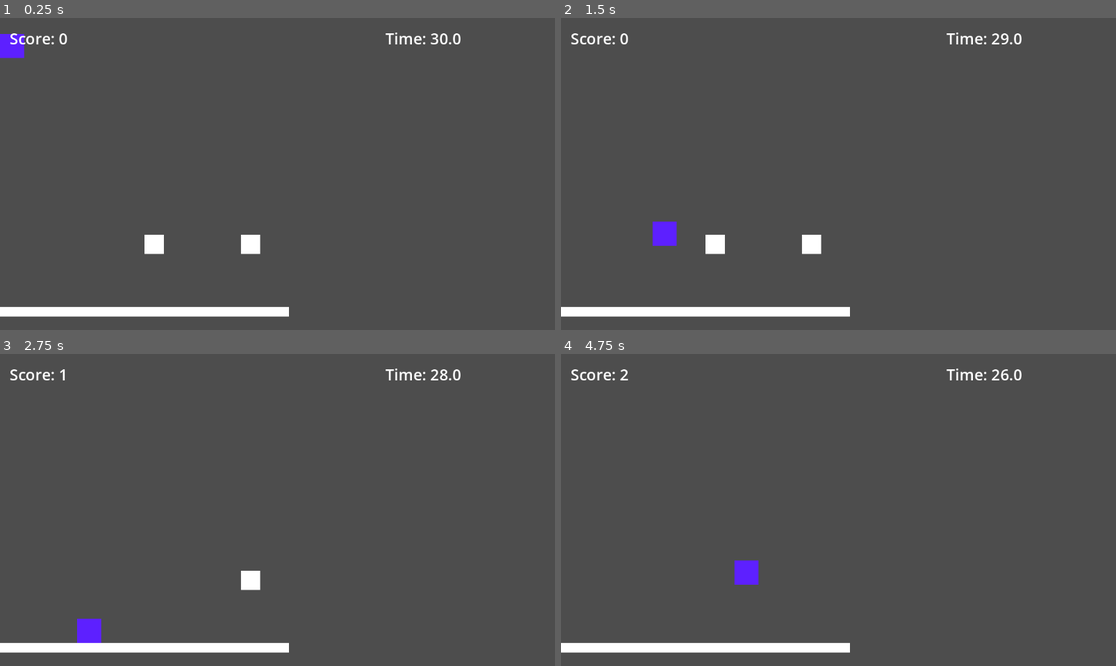
Above: before the commit, frames 1-4 (two rows, left to right).
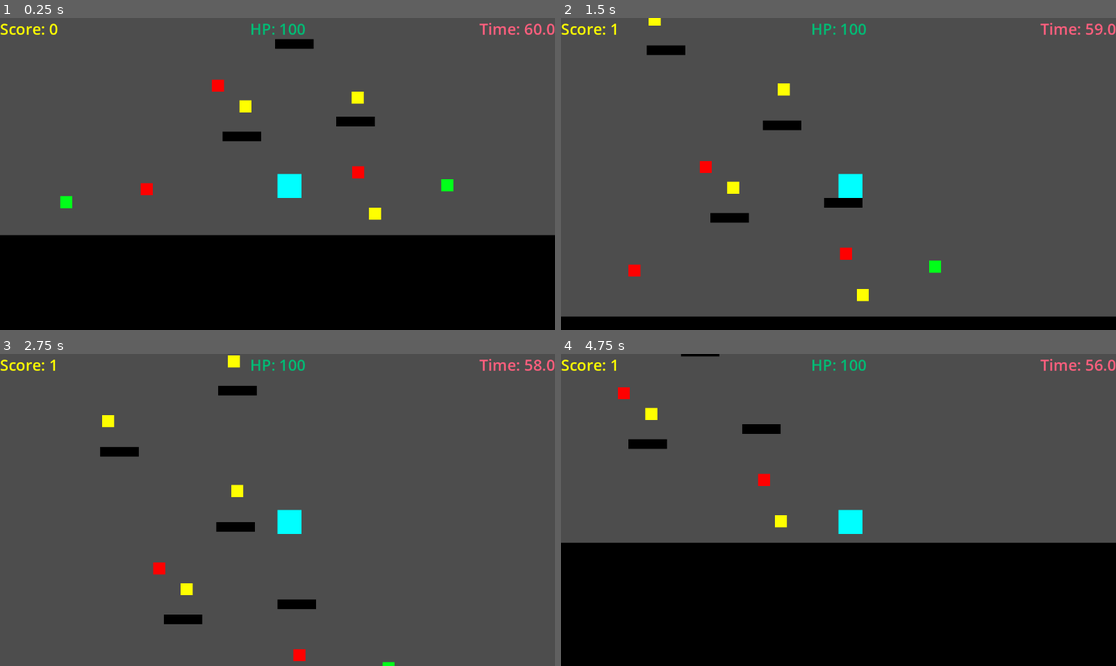
Above: after the commit, the same moments.

Repository: Rextle/godot-learning
Game: Godot game, scene res://test/platfromerer.tscn
Two runs of this game, one before a commit and one after it. Both use one fixed random seed, a clock stepped at 60 frames per second and the inputs below. Before the commit the project starts from res://scenes/score_ui.tscn.
Inputs:
- Up to frame 1 (0.25 s): no input
- Up to frame 2 (1.5 s): tap Enter (ui_accept) at 0.5, 0.6, 0.77, 1.07, 1.35 s; hold Right (ui_right) from 0.53 s (still down)
- Up to frame 3 (2.75 s): tap Enter (ui_accept) at 1.52, 1.82, 2.1 s; release Right (ui_right) at 2.03 s; hold Left (ui_left) from 2.03 s (still down)
- Up to frame 4 (4.75 s): release Left (ui_left) at 2.78 s; hold Right (ui_right) 2.78-4.28 s; tap Enter (ui_accept) at 2.85, 3.02, 3.32, 3.6, 3.77, 4.07, 4.35, 4.52 s; hold Left (ui_left) from 4.28 s (still down)

The runs differ from the first frame. In frame 1, 33% of the frame differs, in the area x 0-100%, y 1-100%; in frame 2, 9.6%; in frame 3, 5.1%; in frame 4, 42%, in the area x 0-100%, y 0-100%.

Commit message:
Test Platformer Game

Diff:
--- a/project.godot
+++ b/project.godot
@@ -11,7 +11,7 @@
 [application]
 
 config/name="Godot-Learning"
-run/main_scene="uid://c6trwxpap6oh5"
+run/main_scene="uid://wilof1agb8g4"
 config/features=PackedStringArray("4.6", "Forward Plus")
 config/icon="res://icon.svg"
 
--- a/scenes/collectable_2d.tscn
+++ b/scenes/collectable_2d.tscn
@@ -1,7 +1,7 @@
 [gd_scene format=3 uid="uid://b3ad02qfnj7hb"]
 
 [ext_resource type="Script" uid="uid://bylb0covw2txn" path="res://scripts/player.gd" id="1_6keco"]
-[ext_resource type="Script" uid="uid://c2yx5oc334acq" path="res://scenes/collectable.gd" id="2_sfcrh"]
+[ext_resource type="Script" uid="uid://c2yx5oc334acq" path="res://scripts/collectable.gd" id="2_sfcrh"]
 
 [sub_resource type="RectangleShape2D" id="RectangleShape2D_sfcrh"]
 size = Vector2(50, 50)
--- a/scenes/score_ui.tscn
+++ b/scenes/score_ui.tscn
@@ -1,7 +1,7 @@
 [gd_scene format=3 uid="uid://c6trwxpap6oh5"]
 
 [ext_resource type="Script" uid="uid://bylb0covw2txn" path="res://scripts/player.gd" id="1_yt0h2"]
-[ext_resource type="Script" uid="uid://c2yx5oc334acq" path="res://scenes/collectable.gd" id="2_jw7sf"]
+[ext_resource type="Script" uid="uid://c2yx5oc334acq" path="res://scripts/collectable.gd" id="2_jw7sf"]
 
 [sub_resource type="RectangleShape2D" id="RectangleShape2D_npyp2"]
 size = Vector2(50, 50)
--- /dev/null
+++ b/scripts/character_body_2d.gd
@@ -0,0 +1,25 @@
+extends CharacterBody2D
+
+
+const SPEED = 300.0
+const JUMP_VELOCITY = -400.0
+
+
+func _physics_process(delta: float) -> void:
+	# Add the gravity.
+	if not is_on_floor():
+		velocity += get_gravity() * delta
+
+	# Handle jump.
+	if Input.is_action_just_pressed("ui_accept") and is_on_floor():
+		velocity.y = JUMP_VELOCITY
+
+	# Get the input direction and handle the movement/deceleration.
+	# As good practice, you should replace UI actions with custom gameplay actions.
+	var direction := Input.get_axis("ui_left", "ui_right")
+	if direction:
+		velocity.x = direction * SPEED
+	else:
+		velocity.x = move_toward(velocity.x, 0, SPEED)
+
+	move_and_slide()
--- /dev/null
+++ b/test/platfromerer.tscn
@@ -0,0 +1,353 @@
+[gd_scene format=3 uid="uid://wilof1agb8g4"]
+
+[ext_resource type="Script" uid="uid://mrqlg1ak04fn" path="res://test/test2dcubits.gd" id="1_e2wwm"]
+[ext_resource type="Script" uid="uid://b30hb3we1wngl" path="res://test/test2dcracs.gd" id="2_0jaj7"]
+[ext_resource type="Script" uid="uid://bvejgjdnc73xq" path="res://test/test2dconstra.gd" id="3_lpcqv"]
+[ext_resource type="Script" uid="uid://p0mae5bw4esi" path="res://test/testplatformplayer.gd" id="4_yq8a0"]
+
+[sub_resource type="WorldBoundaryShape2D" id="WorldBoundaryShape2D_0trvb"]
+
+[sub_resource type="RectangleShape2D" id="RectangleShape2D_e2wwm"]
+size = Vector2(80, 20)
+
+[sub_resource type="RectangleShape2D" id="RectangleShape2D_boc7h"]
+size = Vector2(25, 25)
+
+[sub_resource type="RectangleShape2D" id="RectangleShape2D_cx5p4"]
+size = Vector2(50, 50)
+
+[node name="World" type="Node2D" unique_id=1382921900]
+
+[node name="Env" type="Node" parent="." unique_id=1008991636]
+
+[node name="ground" type="Node" parent="Env" unique_id=2005692197]
+
+[node name="floor" type="Node" parent="Env/ground" unique_id=1595504139]
+
+[node name="Floor" type="StaticBody2D" parent="Env/ground/floor" unique_id=383787702]
+
+[node name="CollisionShape2D" type="CollisionShape2D" parent="Env/ground/floor/Floor" unique_id=105298811]
+shape = SubResource("WorldBoundaryShape2D_0trvb")
+
+[node name="ColorRect" type="ColorRect" parent="Env/ground/floor/Floor" unique_id=99440824]
+offset_left = -1000.0
+offset_right = 1000.0
+offset_bottom = 307.0
+color = Color(0, 0, 0, 1)
+
+[node name="platforms" type="Node" parent="Env" unique_id=343637433]
+
+[node name="platform1" type="StaticBody2D" parent="Env/platforms" unique_id=419078128]
+position = Vector2(-74, -205)
+
+[node name="CollisionShape2D" type="CollisionShape2D" parent="Env/platforms/platform1" unique_id=756037174]
+shape = SubResource("RectangleShape2D_e2wwm")
+
+[node name="ColorRect" type="ColorRect" parent="Env/platforms/platform1" unique_id=671827580]
+offset_left = -40.0
+offset_top = -10.0
+offset_right = 40.0
+offset_bottom = 10.0
+color = Color(0, 0, 0, 1)
+
+[node name="platform2" type="StaticBody2D" parent="Env/platforms" unique_id=2130923397]
+position = Vector2(162, -236)
+
+[node name="CollisionShape2D" type="CollisionShape2D" parent="Env/platforms/platform2" unique_id=1504485784]
+shape = SubResource("RectangleShape2D_e2wwm")
+
+[node name="ColorRect" type="ColorRect" parent="Env/platforms/platform2" unique_id=1675066660]
+offset_left = -40.0
+offset_top = -10.0
+offset_right = 40.0
+offset_bottom = 10.0
+color = Color(0, 0, 0, 1)
+
+[node name="platform3" type="StaticBody2D" parent="Env/platforms" unique_id=1373414670]
+position = Vector2(35, -397)
+
+[node name="CollisionShape2D" type="CollisionShape2D" parent="Env/platforms/platform3" unique_id=1165013844]
+shape = SubResource("RectangleShape2D_e2wwm")
+
+[node name="ColorRect" type="ColorRect" parent="Env/platforms/platform3" unique_id=319823594]
+offset_left = -40.0
+offset_top = -10.0
+offset_right = 40.0
+offset_bottom = 10.0
+color = Color(0, 0, 0, 1)
+
+[node name="platform4" type="StaticBody2D" parent="Env/platforms" unique_id=1058668256]
+position = Vector2(-206, -553)
+
+[node name="CollisionShape2D" type="CollisionShape2D" parent="Env/platforms/platform4" unique_id=664447363]
+shape = SubResource("RectangleShape2D_e2wwm")
+
+[node name="ColorRect" type="ColorRect" parent="Env/platforms/platform4" unique_id=1424422672]
+offset_left = -40.0
+offset_top = -10.0
+offset_right = 40.0
+offset_bottom = 10.0
+color = Color(0, 0, 0, 1)
+
+[node name="platform5" type="StaticBody2D" parent="Env/platforms" unique_id=835724762]
+position = Vector2(39, -680)
+
+[node name="CollisionShape2D" type="CollisionShape2D" parent="Env/platforms/platform5" unique_id=819126620]
+shape = SubResource("RectangleShape2D_e2wwm")
+
+[node name="ColorRect" type="ColorRect" parent="Env/platforms/platform5" unique_id=742091959]
+offset_left = -40.0
+offset_top = -10.0
+offset_right = 40.0
+offset_bottom = 10.0
+color = Color(0, 0, 0, 1)
+
+[node name="platform6" type="StaticBody2D" parent="Env/platforms" unique_id=40142722]
+position = Vector2(-178, -831)
+
+[node name="CollisionShape2D" type="CollisionShape2D" parent="Env/platforms/platform6" unique_id=926005803]
+shape = SubResource("RectangleShape2D_e2wwm")
+
+[node name="ColorRect" type="ColorRect" parent="Env/platforms/platform6" unique_id=1307307869]
+offset_left = -40.0
+offset_top = -10.0
+offset_right = 40.0
+offset_bottom = 10.0
+color = Color(0, 0, 0, 1)
+
+[node name="Collectables" type="Node" parent="." unique_id=336419335]
+
+[node name="Cubit" type="Node" parent="Collectables" unique_id=2074115613]
+
+[node name="cubits1" type="Area2D" parent="Collectables/Cubit" unique_id=1546963286]
+position = Vector2(154, -298)
+script = ExtResource("1_e2wwm")
+
+[node name="ColorRect" type="ColorRect" parent="Collectables/Cubit/cubits1" unique_id=1979365236]
+offset_right = 25.0
+offset_bottom = 25.0
+color = Color(1, 1, 0, 1)
+
+[node name="CollisionShape2D" type="CollisionShape2D" parent="Collectables/Cubit/cubits1" unique_id=133756660]
+position = Vector2(12.5, 12.5)
+shape = SubResource("RectangleShape2D_boc7h")
+
+[node name="cubits2" type="Area2D" parent="Collectables/Cubit" unique_id=1232178216]
+position = Vector2(190, -57)
+script = ExtResource("1_e2wwm")
+
+[node name="ColorRect" type="ColorRect" parent="Collectables/Cubit/cubits2" unique_id=1163201282]
+offset_right = 25.0
+offset_bottom = 25.0
+color = Color(1, 1, 0, 1)
+
+[node name="CollisionShape2D" type="CollisionShape2D" parent="Collectables/Cubit/cubits2" unique_id=580305612]
+position = Vector2(12.5, 12.5)
+shape = SubResource("RectangleShape2D_boc7h")
+
+[node name="cubits3" type="Area2D" parent="Collectables/Cubit" unique_id=1856075607]
+position = Vector2(-79, -280)
+script = ExtResource("1_e2wwm")
+
+[node name="ColorRect" type="ColorRect" parent="Collectables/Cubit/cubits3" unique_id=99563905]
+offset_right = 25.0
+offset_bottom = 25.0
+color = Color(1, 1, 0, 1)
+
+[node name="CollisionShape2D" type="CollisionShape2D" parent="Collectables/Cubit/cubits3" unique_id=1222579296]
+position = Vector2(12.5, 12.5)
+shape = SubResource("RectangleShape2D_boc7h")
+
+[node name="cubits4" type="Area2D" parent="Collectables/Cubit" unique_id=218277723]
+position = Vector2(26, -484)
+script = ExtResource("1_e2wwm")
+
+[node name="ColorRect" type="ColorRect" parent="Collectables/Cubit/cubits4" unique_id=627570572]
+offset_right = 25.0
+offset_bottom = 25.0
+color = Color(1, 1, 0, 1)
+
+[node name="CollisionShape2D" type="CollisionShape2D" parent="Collectables/Cubit/cubits4" unique_id=575888516]
+position = Vector2(12.5, 12.5)
+shape = SubResource("RectangleShape2D_boc7h")
+
+[node name="cubits5" type="Area2D" parent="Collectables/Cubit" unique_id=368952832]
+position = Vector2(-242, -629)
+script = ExtResource("1_e2wwm")
+
+[node name="ColorRect" type="ColorRect" parent="Collectables/Cubit/cubits5" unique_id=1191118160]
+offset_right = 25.0
+offset_bottom = 25.0
+color = Color(1, 1, 0, 1)
+
+[node name="CollisionShape2D" type="CollisionShape2D" parent="Collectables/Cubit/cubits5" unique_id=282172356]
+position = Vector2(12.5, 12.5)
+shape = SubResource("RectangleShape2D_boc7h")
+
+[node name="cubits6" type="Area2D" parent="Collectables/Cubit" unique_id=880902599]
+position = Vector2(19, -753)
+script = ExtResource("1_e2wwm")
+
+[node name="ColorRect" type="ColorRect" parent="Collectables/Cubit/cubits6" unique_id=793828141]
+offset_right = 25.0
+offset_bottom = 25.0
+color = Color(1, 1, 0, 1)
+
+[node name="CollisionShape2D" type="CollisionShape2D" parent="Collectables/Cubit/cubits6" unique_id=1111586225]
+position = Vector2(12.5, 12.5)
+shape = SubResource("RectangleShape2D_boc7h")
+
+[node name="cubits7" type="Area2D" parent="Collectables/Cubit" unique_id=1625055822]
+position = Vector2(-186, -907)
+script = ExtResource("1_e2wwm")
+
+[node name="ColorRect" type="ColorRect" parent="Collectables/Cubit/cubits7" unique_id=1844429406]
+offset_right = 25.0
+offset_bottom = 25.0
+color = Color(1, 1, 0, 1)
+
+[node name="CollisionShape2D" type="CollisionShape2D" parent="Collectables/Cubit/cubits7" unique_id=739250701]
+position = Vector2(12.5, 12.5)
+shape = SubResource("RectangleShape2D_boc7h")
+
+[node name="Cracs" type="Node" parent="Collectables" unique_id=1837136863]
+
+[node name="cracs1" type="Area2D" parent="Collectables/Cracs" unique_id=1946025534]
+position = Vector2(-284, -108)
+script = ExtResource("2_0jaj7")
+
+[node name="ColorRect" type="ColorRect" parent="Collectables/Cracs/cracs1" unique_id=1596330879]
+offset_right = 25.0
+offset_bottom = 25.0
+color = Color(1, 0, 0, 1)
+
+[node name="CollisionShape2D" type="CollisionShape2D" parent="Collectables/Cracs/cracs1" unique_id=1501797961]
+position = Vector2(12.5, 12.5)
+shape = SubResource("RectangleShape2D_boc7h")
+
+[node name="cracs2" type="Area2D" parent="Collectables/Cracs" unique_id=256649556]
+position = Vector2(155, -143)
+script = ExtResource("2_0jaj7")
+
+[node name="ColorRect" type="ColorRect" parent="Collectables/Cracs/cracs2" unique_id=864560894]
+offset_right = 25.0
+offset_bottom = 25.0
+color = Color(1, 0, 0, 1)
+
+[node name="CollisionShape2D" type="CollisionShape2D" parent="Collectables/Cracs/cracs2" unique_id=104293199]
+position = Vector2(12.5, 12.5)
+shape = SubResource("RectangleShape2D_boc7h")
+
+[node name="cracs3" type="Area2D" parent="Collectables/Cracs" unique_id=213144973]
+position = Vector2(-136, -323)
+script = ExtResource("2_0jaj7")
+
+[node name="ColorRect" type="ColorRect" parent="Collectables/Cracs/cracs3" unique_id=637024]
+offset_right = 25.0
+offset_bottom = 25.0
+color = Color(1, 0, 0, 1)
+
+[node name="CollisionShape2D" type="CollisionShape2D" parent="Collectables/Cracs/cracs3" unique_id=205296357]
+position = Vector2(12.5, 12.5)
+shape = SubResource("RectangleShape2D_boc7h")
+
+[node name="Constra" type="Node" parent="Collectables" unique_id=1564605976]
+
+[node name="constra1" type="Area2D" parent="Collectables/Constra" unique_id=239909354]
+position = Vector2(-451, -81)
+script = ExtResource("3_lpcqv")
+
+[node name="ColorRect" type="ColorRect" parent="Collectables/Constra/constra1" unique_id=1232899253]
+offset_right = 25.0
+offset_bottom = 25.0
+color = Color(0, 1, 0.09803922, 1)
+
+[node name="CollisionShape2D" type="CollisionShape2D" parent="Collectables/Constra/constra1" unique_id=593901688]
+position = Vector2(12.5, 12.5)
+shape = SubResource("RectangleShape2D_boc7h")
+
+[node name="constra2" type="Area2D" parent="Collectables/Constra" unique_id=445259561]
+position = Vector2(340, -116)
+script = ExtResource("3_lpcqv")
+
+[node name="ColorRect" type="ColorRect" parent="Collectables/Constra/constra2" unique_id=225551797]
+offset_right = 25.0
+offset_bottom = 25.0
+color = Color(0, 1, 0.09803922, 1)
+
+[node name="CollisionShape2D" type="CollisionShape2D" parent="Collectables/Constra/constra2" unique_id=1800825393]
+position = Vector2(12.5, 12.5)
+shape = SubResource("RectangleShape2D_boc7h")
+
+[node name="Platformplayer" type="CharacterBody2D" parent="." unique_id=1053158552 groups=["Player"]]
+position = Vector2(0, -160)
+script = ExtResource("4_yq8a0")
+
+[node name="CollisionShape2D" type="CollisionShape2D" parent="Platformplayer" unique_id=1187220903]
+position = Vector2(25, 25)
+shape = SubResource("RectangleShape2D_cx5p4")
+
+[node name="ColorRect" type="ColorRect" parent="Platformplayer" unique_id=898818313]
+offset_right = 50.0
+offset_bottom = 50.0
+color = Color(0, 1, 1, 1)
+
+[node name="Camera2D" type="Camera2D" parent="Platformplayer" unique_id=1378072491]
+
+[node name="CanvasLayer" type="CanvasLayer" parent="." unique_id=1794241994]
+
+[node name="HUD" type="CanvasLayer" parent="CanvasLayer" unique_id=161454742]
+
+[node name="ScoreLabel" type="Label" parent="CanvasLayer/HUD" unique_id=1544599510]
+unique_name_in_owner = true
+offset_right = 121.0
+offset_bottom = 45.0
+theme_override_colors/font_color = Color(1, 1, 0, 1)
+theme_override_font_sizes/font_size = 32
+text = "Score: 0"
+
+[node name="HpLabel" type="Label" parent="CanvasLayer/HUD" unique_id=1204492148]
+unique_name_in_owner = true
+anchors_preset = 5
+anchor_left = 0.5
+anchor_right = 0.5
+offset_left = -44.0
+offset_right = 44.0
+offset_bottom = 45.0
+grow_horizontal = 2
+theme_override_colors/font_color = Color(0, 0.73924977, 0.46093303, 1)
+theme_override_font_sizes/font_size = 32
+text = "HP : 0"
+
+[node name="TimerLabel" type="Label" parent="CanvasLayer/HUD" unique_id=469481759]
+unique_name_in_owner = true
+anchors_preset = 1
+anchor_left = 1.0
+anchor_right = 1.0
+offset_left = -130.0
+offset_bottom = 45.0
+grow_horizontal = 0
+theme_override_colors/font_color = Color(1, 0.37438864, 0.49500734, 1)
+theme_override_font_sizes/font_size = 32
+text = "Time: 60"
+
+[node name="Misc" type="Node" parent="CanvasLayer" unique_id=225709341]
+
+[node name="Timer" type="Timer" parent="CanvasLayer/Misc" unique_id=104879653]
+unique_name_in_owner = true
+wait_time = 60.0
+autostart = true
+
+[connection signal="body_entered" from="Collectables/Cubit/cubits1" to="Collectables/Cubit/cubits1" method="_on_body_entered"]
+[connection signal="body_entered" from="Collectables/Cubit/cubits2" to="Collectables/Cubit/cubits2" method="_on_body_entered"]
+[connection signal="body_entered" from="Collectables/Cubit/cubits3" to="Collectables/Cubit/cubits3" method="_on_body_entered"]
+[connection signal="body_entered" from="Collectables/Cubit/cubits4" to="Collectables/Cubit/cubits4" method="_on_body_entered"]
+[connection signal="body_entered" from="Collectables/Cubit/cubits5" to="Collectables/Cubit/cubits5" method="_on_body_entered"]
+[connection signal="body_entered" from="Collectables/Cubit/cubits6" to="Collectables/Cubit/cubits6" method="_on_body_entered"]
+[connection signal="body_entered" from="Collectables/Cubit/cubits7" to="Collectables/Cubit/cubits7" method="_on_body_entered"]
+[connection signal="body_entered" from="Collectables/Cracs/cracs1" to="Collectables/Cracs/cracs1" method="_on_body_entered"]
+[connection signal="body_entered" from="Collectables/Cracs/cracs2" to="Collectables/Cracs/cracs2" method="_on_body_entered"]
+[connection signal="body_entered" from="Collectables/Cracs/cracs3" to="Collectables/Cracs/cracs3" method="_on_body_entered"]
+[connection signal="body_entered" from="Collectables/Constra/constra1" to="Collectables/Constra/constra1" method="_on_body_entered"]
+[connection signal="body_entered" from="Collectables/Constra/constra2" to="Collectables/Constra/constra2" method="_on_body_entered"]
+[connection signal="timeout" from="CanvasLayer/Misc/Timer" to="Platformplayer" method="_on_timer_timeout"]
--- /dev/null
+++ b/test/test2dconstra.gd
@@ -0,0 +1,13 @@
+extends Area2D
+
+func _ready() -> void:
+	pass
+
+func _process(_delta: float) -> void:
+	pass
+
+func _on_body_entered(body: Node2D) -> void:
+	if body.is_in_group("Player"):
+		body.up_hp(2)
+		print(body.hp)
+		queue_free()
--- /dev/null
+++ b/test/test2dcracs.gd
@@ -0,0 +1,13 @@
+extends Area2D
+
+func _ready() -> void:
+	pass
+
+func _process(_delta: float) -> void:
+	pass
+
+func _on_body_entered(body: Node2D) -> void:
+	if body.is_in_group("Player"):
+		body.down_hp(2)
+		print(body.hp)
+		queue_free()
--- /dev/null
+++ b/test/test2dcubits.gd
@@ -0,0 +1,13 @@
+extends Area2D
+
+func _ready() -> void:
+	pass
+
+func _process(_delta: float) -> void:
+	pass
+
+func _on_body_entered(body: Node2D) -> void:
+	if body.is_in_group("Player"):
+		body.the_score(1)
+		print(body.score)
+		queue_free()
--- /dev/null
+++ b/test/testplatformplayer.gd
@@ -0,0 +1,45 @@
+extends CharacterBody2D
+
+var gravity = 980
+var speed = 200
+var max_hp = 100
+var min_hp = 0
+var hp = 100
+var score = 0
+
+func _physics_process(delta: float) -> void:
+
+	velocity.y += gravity * delta
+
+	if Input.is_action_just_pressed("ui_accept") and is_on_floor():
+		velocity.y = -700
+
+	if Input.is_action_pressed("ui_right"):
+		velocity.x = speed
+	elif Input.is_action_pressed("ui_left"):
+		velocity.x = -speed
+	else:
+		velocity.x = 0
+
+	%ScoreLabel.text = "Score: " + str(score)
+	%HpLabel.text = "HP: " + str(hp)
+	%TimerLabel.text = "Time: " + str(ceil(%Timer.time_left))
+
+	move_and_slide()
+
+func the_score(xscore):
+	score += xscore
+
+func up_hp(heal):
+	if hp < max_hp:
+		hp += heal
+
+func down_hp(dmg):
+	if hp > min_hp:
+		hp -= dmg
+	if hp <= 0:
+		hp = 0
+		print("You died")
+
+func _on_timer_timeout() -> void:
+	get_tree().reload_current_scene()
Not shown, added: scripts/character_body_2d.gd.uid
Renamed: scenes/collectable.gd -> scripts/collectable.gd
Renamed: scenes/collectable.gd.uid -> scripts/collectable.gd.uid
Not shown, added: test/test2dconstra.gd.uid
Not shown, added: test/test2dcracs.gd.uid
Not shown, added: test/test2dcubits.gd.uid
Not shown, added: test/testplatformplayer.gd.uid
Not shown, added: test/platfromerer.tscn46228704998.tmp
